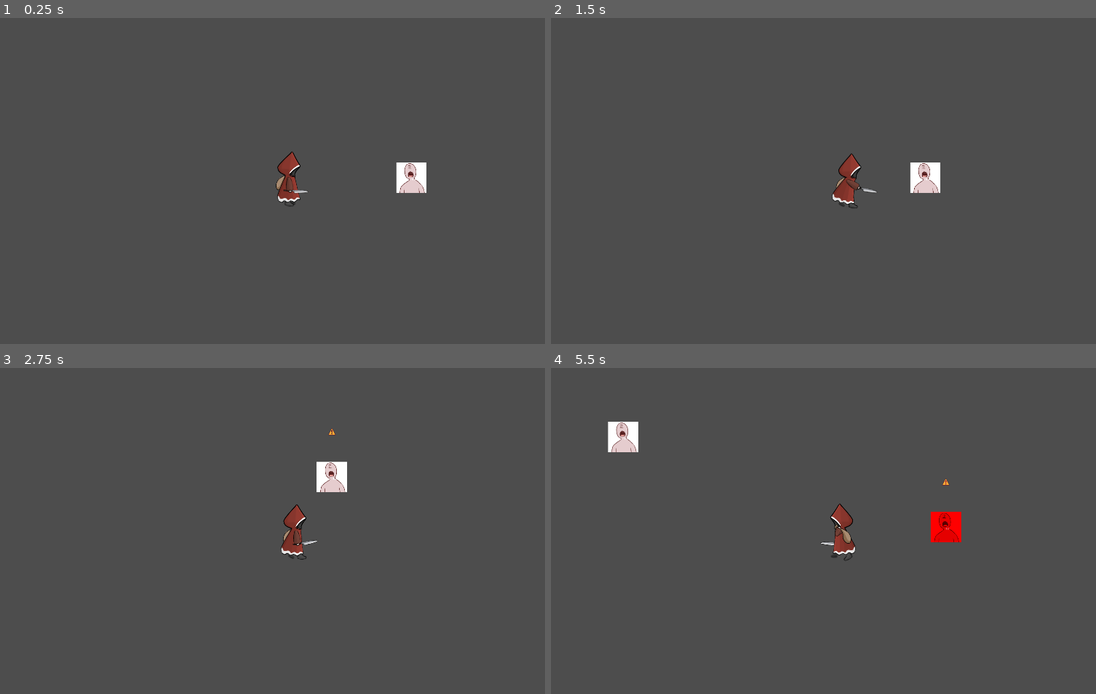
Above: before the commit, frames 1-4 (two rows, left to right).
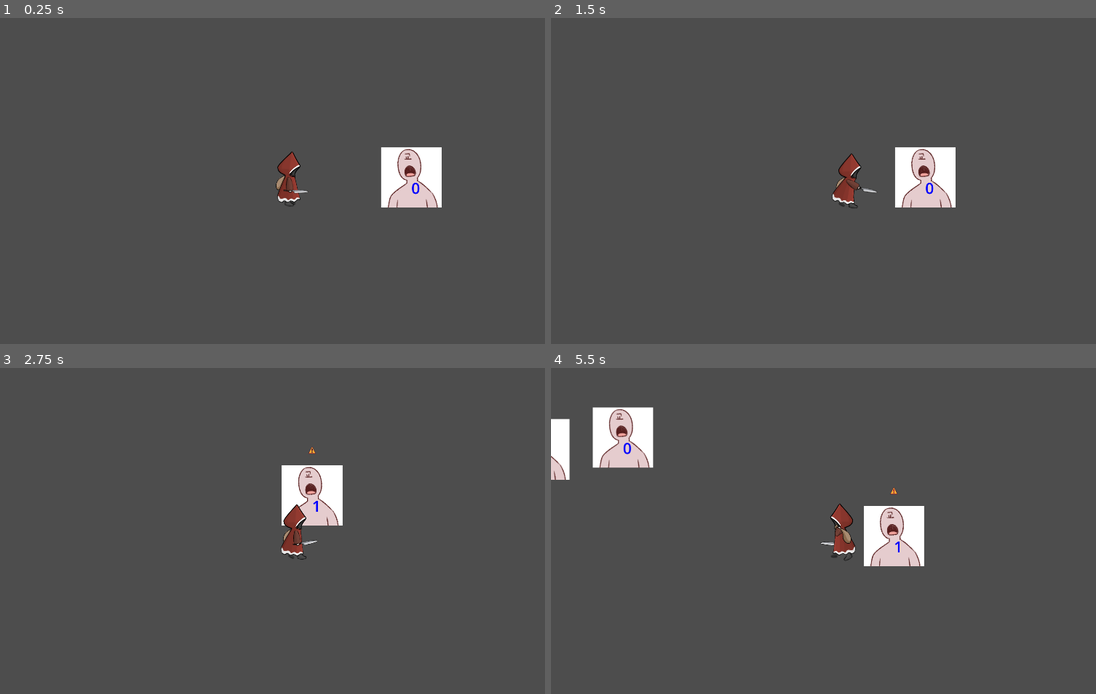
Above: after the commit, the same moments.

Repository: ldg030917/IstTechGameJam2025
Game: Godot game, scene res://Main.tscn
Same seed, same stepped clock (60 frames per second), same inputs: the game is played once before the commit and once after it. The engine's default icon, where the game draws it, is replaced by a stand-in: a white triangle on a blue panel in a dark square.
Inputs:
- Up to frame 1 (0.25 s): no input
- Up to frame 2 (1.5 s): hold Right (right) 0.53-1.28 s; tap Space (attack) at 0.6, 1.35 s; hold Down (down) from 1.28 s (still down)
- Up to frame 3 (2.75 s): release Down (down) at 2.03 s; hold Right (right) from 2.03 s (still down); hold E (devote) from 2.03 s (still down); tap Space (attack) at 2.3 s
- Up to frame 4 (5.5 s): release Right (right) at 2.78 s; release E (devote) at 2.78 s; hold Up (up) 2.78-3.53 s; tap Space (attack) at 2.85, 3.6, 4.55, 5.1 s; hold Left (left) 3.53-5.03 s; tap E (devote) at 4.35 s; hold Down (down) from 5.03 s (still down)

The runs differ from the first frame. In frame 1, 1.8% of the frame differs, in the area x 69-82%, y 39-59%; in frame 2, 1.8%; in frame 3, 1.9%; in frame 4, 5.1%, in the area x 0-76%, y 12-61%.

Commit message:
FEAT:Sacrifice Act

Diff:
--- a/Cow.tscn
+++ b/Cow.tscn
@@ -6,3 +6,6 @@
 
 [node name="ChasingSprite" parent="." index="6"]
 frame_progress = 0.882243
+
+[node name="AnimatedSprite2D" parent="." index="7"]
+animation = &""
--- a/Fanatic.tscn
+++ b/Fanatic.tscn
@@ -4,5 +4,5 @@
 
 [node name="Sacrifice" instance=ExtResource("1_6uy80")]
 
-[node name="ChasingSprite" parent="." index="6"]
+[node name="ChasingSprite" parent="." index="4"]
 frame_progress = 0.882243
--- a/Sacrifice.gd
+++ b/Sacrifice.gd
@@ -2,10 +2,10 @@
 
 class_name Sacrifice
 
-@onready var wander_timer = $Wander
-@onready var animation_player = $AnimationPlayer
+@onready var idle_action_timer = $IdleActionTimer
+@onready var animation_sprite = $AnimatedSprite2D
 
-@export var speed: float = 1
+@export var speed: float = 100
 @export var hp: float = 10
 @export var Dgg: float = 0.1 # Delta god gauge
 @export var attack: float = 1.2
@@ -13,52 +13,120 @@
 
 var state: State = State.IDLE
 var target: Node2D
+# 배회 로직
+var is_wandering = false
+var wander_target_position = Vector2.ZERO
+
+# 1은 오른쪽 -1은 왼쪽
+var facing_left := true
 
 enum Type { HOSTILE, NEUTRAL, FRIENDLY }
-enum State { IDLE, CHASE, ATTACK, STUN, DEAD }
+enum State { IDLE, CHASE, ATTACK, HURT, DEAD }
 
 func _ready() -> void:
 	state = State.IDLE
-	$Sprite2D/Label.text = str(hp)
-	pass
+	_on_idle_action_timer_timeout()
 
 func _physics_process(delta: float) -> void:
+	$Label.text = str(state)
 	z_index = global_position.y
 	match state:
 		State.IDLE:
-			velocity = Vector2.ZERO
+			idle_state_logic(delta)
 			pass
 		State.CHASE:
-			var direction = global_position.direction_to(target.global_position)
-			velocity = direction * speed
+			chase_state_logic()
+		State.HURT:
+			hurt_state_logic()
 		_:
 			velocity = Vector2.ZERO
+
+	facing_left = true if velocity.x < 0 else false
+
 	move_and_slide()
 
+func idle_state_logic(delta):
+	if is_wandering:
+		var direction = (wander_target_position - global_position).normalized()
+		velocity = velocity.move_toward(direction * speed, 20 * delta)
+		if facing_left:
+			animation_sprite.play("move_L")
+		else:
+			animation_sprite.play("move_R")
+		if global_position.distance_to(wander_target_position) < 10:
+			is_wandering = false
+			velocity = Vector2.ZERO
+	else:
+		if facing_left:
+			animation_sprite.play("idle_L")
+		else:
+			animation_sprite.play("idle_R")
+
+func chase_state_logic():
+	var direction = global_position.direction_to(target.global_position)
+	velocity = direction * speed
+
+func attack_state_logic(delta):
+	pass
+
+func hurt_state_logic():
+	if facing_left:
+		animation_sprite.play("hurt_L")
+	else:
+		animation_sprite.play("hurt_R")
+
 func _on_sight_area_body_entered(body: Node2D) -> void:
+	if type == Type.FRIENDLY:
+		return
 	if body is Player:
 		print("CHASE")
 		target = body
+		if type == Type.NEUTRAL:
+			return
 		state = State.CHASE
 		$ChasingSprite.show()
 
 func _on_chase_area_body_exited(body: Node2D) -> void:
-	if body is Player:
+	if body is Player and state != State.DEAD:
 		state = State.IDLE
 		$ChasingSprite.hide()
 
 func hurt(damage: int):
 	if state == State.DEAD:
 		return
+
+	state = State.HURT
 	hp -= damage
-	$Sprite2D/Label.text = str(hp)
+
 	#print("hurt")
-	$Sprite2D.self_modulate = Color.RED
 	if hp <= 0:
 		state = State.DEAD
+		$SightArea/CollisionShape2D.disabled = true
+		$ChaseArea/CollisionShape2D.disabled = true
+		$HeartPopArea/CollisionShape2D.disabled = false
 		$ChasingSprite.hide()
-		animation_player.play("death")
+		if facing_left:
+			animation_sprite.play("dead_L")
+		else:
+			animation_sprite.play("dead_R")
 		self_modulate.a = 0.5
 
-func _on_wander_timeout() -> void:
-	pass # Replace with function body.
+func _on_idle_action_timer_timeout() -> void:
+	var random_chance = randf()
+	if random_chance < 0.7:
+		is_wandering = true
+		var random_offset = Vector2(randf_range(-150, 150), randf_range(-150, 150))
+		wander_target_position = global_position + random_offset
+	else:
+		is_wandering = false
+
+	idle_action_timer.start(randf_range(2.0, 5.0))
+
+
+func _on_animated_sprite_2d_animation_finished() -> void:
+	if state == State.DEAD:
+		return
+	if animation_sprite.animation == "hurt_L" or animation_sprite.animation == "hurt_R":
+		state = State.CHASE
+		if type == Type.FRIENDLY:
+			state = State.IDLE
--- a/Sacrifice.tscn
+++ b/Sacrifice.tscn
@@ -1,7 +1,6 @@
-[gd_scene load_steps=19 format=3 uid="uid://cqg6c0voa3kdc"]
+[gd_scene load_steps=17 format=3 uid="uid://cqg6c0voa3kdc"]
 
 [ext_resource type="Script" uid="uid://bgvfq1tbthdts" path="res://Sacrifice.gd" id="1_50n5x"]
-[ext_resource type="Texture2D" uid="uid://cwruacx4qsfqs" path="res://test_npc_1.png" id="2_jum4h"]
 [ext_resource type="Texture2D" uid="uid://dvsng4lg7iay3" path="res://WarningSign_PixyFantasy/WarningSign01.png" id="3_byk1j"]
 [ext_resource type="Texture2D" uid="uid://csk0xer5m6b6k" path="res://WarningSign_PixyFantasy/WarningSign02.png" id="4_12xoo"]
 [ext_resource type="Texture2D" uid="uid://dudlwt1eta37o" path="res://WarningSign_PixyFantasy/WarningSign03.png" id="5_rogsj"]
@@ -11,6 +10,7 @@
 [ext_resource type="Texture2D" uid="uid://strbeie0fe0q" path="res://WarningSign_PixyFantasy/WarningSign07.png" id="9_pjvtf"]
 [ext_resource type="Texture2D" uid="uid://chwq5eyfkpht8" path="res://WarningSign_PixyFantasy/WarningSign08.png" id="10_dqemr"]
 [ext_resource type="Texture2D" uid="uid://eypfugojki2a" path="res://WarningSign_PixyFantasy/WarningSign09.png" id="11_4ppmq"]
+[ext_resource type="SpriteFrames" uid="uid://bngg8t4yoroou" path="res://basic_sprite_frames.tres" id="12_12xoo"]
 
 [sub_resource type="RectangleShape2D" id="RectangleShape2D_jum4h"]
 size = Vector2(100, 100)
@@ -20,43 +20,6 @@
 
 [sub_resource type="CircleShape2D" id="CircleShape2D_hpjd2"]
 radius = 374.534
-
-[sub_resource type="Animation" id="Animation_hpjd2"]
-length = 0.001
-tracks/0/type = "value"
-tracks/0/imported = false
-tracks/0/enabled = true
-tracks/0/path = NodePath("Sprite2D:rotation")
-tracks/0/interp = 1
-tracks/0/loop_wrap = true
-tracks/0/keys = {
-"times": PackedFloat32Array(0),
-"transitions": PackedFloat32Array(1),
-"update": 0,
-"values": [0.0]
-}
-
-[sub_resource type="Animation" id="Animation_jum4h"]
-resource_name = "death"
-length = 0.3
-tracks/0/type = "value"
-tracks/0/imported = false
-tracks/0/enabled = true
-tracks/0/path = NodePath("Sprite2D:rotation")
-tracks/0/interp = 1
-tracks/0/loop_wrap = true
-tracks/0/keys = {
-"times": PackedFloat32Array(0, 0.3),
-"transitions": PackedFloat32Array(1, 1),
-"update": 0,
-"values": [0.0, 1.5708]
-}
-
-[sub_resource type="AnimationLibrary" id="AnimationLibrary_hpjd2"]
-_data = {
-&"RESET": SubResource("Animation_hpjd2"),
-&"death": SubResource("Animation_jum4h")
-}
 
 [sub_resource type="SpriteFrames" id="SpriteFrames_fida2"]
 animations = [{
@@ -93,6 +56,10 @@
 "speed": 5.0
 }]
 
+[sub_resource type="LabelSettings" id="LabelSettings_12xoo"]
+font_size = 50
+font_color = Color(0, 0, 1, 1)
+
 [node name="Sacrifice" type="CharacterBody2D"]
 collision_layer = 2
 collision_mask = 2
@@ -101,14 +68,6 @@
 
 [node name="Hurtbox" type="CollisionShape2D" parent="."]
 shape = SubResource("RectangleShape2D_jum4h")
-
-[node name="Sprite2D" type="Sprite2D" parent="."]
-scale = Vector2(0.5, 0.5)
-texture = ExtResource("2_jum4h")
-
-[node name="Label" type="Label" parent="Sprite2D"]
-offset_right = 40.0
-offset_bottom = 23.0
 
 [node name="SightArea" type="Area2D" parent="."]
 
@@ -121,12 +80,9 @@
 position = Vector2(1, 0)
 shape = SubResource("CircleShape2D_hpjd2")
 
-[node name="Wander" type="Timer" parent="."]
-
-[node name="AnimationPlayer" type="AnimationPlayer" parent="."]
-libraries = {
-&"": SubResource("AnimationLibrary_hpjd2")
-}
+[node name="IdleActionTimer" type="Timer" parent="."]
+wait_time = 2.0
+autostart = true
 
 [node name="ChasingSprite" type="AnimatedSprite2D" parent="."]
 visible = false
@@ -135,6 +91,22 @@
 autoplay = "default"
 frame_progress = 0.914646
 
+[node name="AnimatedSprite2D" type="AnimatedSprite2D" parent="."]
+sprite_frames = ExtResource("12_12xoo")
+animation = &"dead_R"
+
+[node name="Label" type="Label" parent="."]
+offset_right = 40.0
+offset_bottom = 69.0
+label_settings = SubResource("LabelSettings_12xoo")
+
+[node name="HeartPopArea" type="Area2D" parent="."]
+
+[node name="CollisionShape2D" type="CollisionShape2D" parent="HeartPopArea"]
+shape = SubResource("CircleShape2D_jum4h")
+disabled = true
+
 [connection signal="body_entered" from="SightArea" to="." method="_on_sight_area_body_entered"]
 [connection signal="body_exited" from="ChaseArea" to="." method="_on_chase_area_body_exited"]
-[connection signal="timeout" from="Wander" to="." method="_on_wander_timeout"]
+[connection signal="timeout" from="IdleActionTimer" to="." method="_on_idle_action_timer_timeout"]
+[connection signal="animation_finished" from="AnimatedSprite2D" to="." method="_on_animated_sprite_2d_animation_finished"]
--- a/Sheep.tscn
+++ b/Sheep.tscn
@@ -1,8 +1,14 @@
-[gd_scene load_steps=2 format=3 uid="uid://bner5cmiorp76"]
+[gd_scene load_steps=3 format=3 uid="uid://bner5cmiorp76"]
 
 [ext_resource type="PackedScene" uid="uid://cqg6c0voa3kdc" path="res://Sacrifice.tscn" id="1_qsh3u"]
+[ext_resource type="SpriteFrames" uid="uid://cn55emanfpng4" path="res://sheep_sprite_frames.tres" id="2_02yij"]
 
 [node name="Sacrifice" instance=ExtResource("1_qsh3u")]
+type = 2
 
-[node name="ChasingSprite" parent="." index="6"]
+[node name="ChasingSprite" parent="." index="4"]
 frame_progress = 0.882243
+
+[node name="AnimatedSprite2D" parent="." index="5"]
+sprite_frames = ExtResource("2_02yij")
+animation = &"heartpop_L"
--- /dev/null
+++ b/basic_sprite_frames.tres
@@ -0,0 +1,102 @@
+[gd_resource type="SpriteFrames" load_steps=2 format=3 uid="uid://bngg8t4yoroou"]
+
+[ext_resource type="Texture2D" uid="uid://cwruacx4qsfqs" path="res://test_npc_1.png" id="1_tpske"]
+
+[resource]
+animations = [{
+"frames": [{
+"duration": 1.0,
+"texture": ExtResource("1_tpske")
+}],
+"loop": false,
+"name": &"attack_L",
+"speed": 5.0
+}, {
+"frames": [{
+"duration": 1.0,
+"texture": ExtResource("1_tpske")
+}],
+"loop": false,
+"name": &"attack_R",
+"speed": 5.0
+}, {
+"frames": [{
+"duration": 1.0,
+"texture": ExtResource("1_tpske")
+}],
+"loop": false,
+"name": &"dead_L",
+"speed": 5.0
+}, {
+"frames": [{
+"duration": 1.0,
+"texture": ExtResource("1_tpske")
+}],
+"loop": false,
+"name": &"dead_R",
+"speed": 5.0
+}, {
+"frames": [{
+"duration": 1.0,
+"texture": ExtResource("1_tpske")
+}],
+"loop": false,
+"name": &"heartpop_L",
+"speed": 5.0
+}, {
+"frames": [{
+"duration": 1.0,
+"texture": ExtResource("1_tpske")
+}],
+"loop": false,
+"name": &"heartpop_R",
+"speed": 5.0
+}, {
+"frames": [{
+"duration": 1.0,
+"texture": ExtResource("1_tpske")
+}],
+"loop": false,
+"name": &"hurt_L",
+"speed": 5.0
+}, {
+"frames": [{
+"duration": 1.0,
+"texture": ExtResource("1_tpske")
+}],
+"loop": false,
+"name": &"hurt_R",
+"speed": 5.0
+}, {
+"frames": [{
+"duration": 1.0,
+"texture": ExtResource("1_tpske")
+}],
+"loop": true,
+"name": &"idle_L",
+"speed": 5.0
+}, {
+"frames": [{
+"duration": 1.0,
+"texture": ExtResource("1_tpske")
+}],
+"loop": true,
+"name": &"idle_R",
+"speed": 5.0
+}, {
+"frames": [{
+"duration": 1.0,
+"texture": ExtResource("1_tpske")
+}],
+"loop": true,
+"name": &"move_L",
+"speed": 5.0
+}, {
+"frames": [{
+"duration": 1.0,
+"texture": ExtResource("1_tpske")
+}],
+"loop": true,
+"name": &"move_R",
+"speed": 5.0
+}]
--- /dev/null
+++ b/cow_sprite_frames.tres
@@ -0,0 +1,54 @@
+[gd_resource type="SpriteFrames" format=3 uid="uid://cspo5qfh81g50"]
+
+[resource]
+animations = [{
+"frames": [],
+"loop": true,
+"name": &"attack_L",
+"speed": 5.0
+}, {
+"frames": [],
+"loop": true,
+"name": &"attack_R",
+"speed": 5.0
+}, {
+"frames": [],
+"loop": true,
+"name": &"dead",
+"speed": 5.0
+}, {
+"frames": [],
+"loop": true,
+"name": &"dead2",
+"speed": 5.0
+}, {
+"frames": [],
+"loop": true,
+"name": &"hurt_L",
+"speed": 5.0
+}, {
+"frames": [],
+"loop": true,
+"name": &"hurt_R",
+"speed": 5.0
+}, {
+"frames": [],
+"loop": true,
+"name": &"idle_L",
+"speed": 5.0
+}, {
+"frames": [],
+"loop": true,
+"name": &"idle_R",
+"speed": 5.0
+}, {
+"frames": [],
+"loop": true,
+"name": &"move_L",
+"speed": 5.0
+}, {
+"frames": [],
+"loop": true,
+"name": &"move_R",
+"speed": 5.0
+}]
--- /dev/null
+++ b/sheep_sprite_frames.tres
@@ -0,0 +1,207 @@
+[gd_resource type="SpriteFrames" load_steps=39 format=3 uid="uid://cn55emanfpng4"]
+
+[ext_resource type="Texture2D" uid="uid://didh5fn0evsbx" path="res://ani/sheep/sheep_L_hurt/1.png" id="1_6bccv"]
+[ext_resource type="Texture2D" uid="uid://cvl5mdfegx5bx" path="res://ani/sheep/sheep_L_dead/피 O.png" id="1_iy2lo"]
+[ext_resource type="Texture2D" uid="uid://1do843v5hdu2" path="res://ani/sheep/sheep_L_dead/피 X.png" id="1_tomkx"]
+[ext_resource type="Texture2D" uid="uid://bul4csljfctnl" path="res://ani/sheep/sheep_L_hurt/2.png" id="2_iy2lo"]
+[ext_resource type="Texture2D" uid="uid://di28fw2wipud" path="res://ani/sheep/sheep_R_dead/피 X.png" id="2_x8rd2"]
+[ext_resource type="Texture2D" uid="uid://yqfioj0s1mq6" path="res://ani/sheep/sheep_L_hurt/3.png" id="3_dgvds"]
+[ext_resource type="Texture2D" uid="uid://dn8rlers6rvbv" path="res://ani/sheep/sheep_L_hurt/4.png" id="4_3e72c"]
+[ext_resource type="Texture2D" uid="uid://fkskps0mup3" path="res://ani/sheep/sheep_R_dead/피 O.png" id="4_ukpw6"]
+[ext_resource type="Texture2D" uid="uid://doblj2tfkkn06" path="res://ani/sheep/sheep_L_hurt/5.png" id="5_tomkx"]
+[ext_resource type="Texture2D" uid="uid://dldrnglrm5pa4" path="res://ani/sheep/sheep_R_hurt/1.png" id="6_x8rd2"]
+[ext_resource type="Texture2D" uid="uid://rsc32ejrsnb2" path="res://ani/sheep/sheep_R_hurt/2.png" id="7_ukpw6"]
+[ext_resource type="Texture2D" uid="uid://cpwemy0nfokwp" path="res://ani/sheep/sheep_R_hurt/3.png" id="8_h60g4"]
+[ext_resource type="Texture2D" uid="uid://do5f634x4o54w" path="res://ani/sheep/sheep_R_hurt/4.png" id="9_qj8lm"]
+[ext_resource type="Texture2D" uid="uid://bawlyjkuxjc8w" path="res://ani/sheep/sheep_R_hurt/5.png" id="10_soxr2"]
+[ext_resource type="Texture2D" uid="uid://cc4n0w4k5p3ra" path="res://ani/sheep/sheep_L_idle/1.png" id="11_lmfa4"]
+[ext_resource type="Texture2D" uid="uid://ca2goty6b2xy1" path="res://ani/sheep/sheep_L_idle/2.png" id="12_wk3gt"]
+[ext_resource type="Texture2D" uid="uid://k5w6lx5lj7xc" path="res://ani/sheep/sheep_L_idle/3.png" id="13_km2rb"]
+[ext_resource type="Texture2D" uid="uid://c0wy0fjjc7r3k" path="res://ani/sheep/sheep_L_idle/4.png" id="14_j8e3p"]
+[ext_resource type="Texture2D" uid="uid://dh8h5ge1u0py2" path="res://ani/sheep/sheep_L_idle/5.png" id="15_qr8oa"]
+[ext_resource type="Texture2D" uid="uid://de0gn3d67syyc" path="res://ani/sheep/sheep_L_idle/6.png" id="16_4ojm4"]
+[ext_resource type="Texture2D" uid="uid://cxp5chl26rulg" path="res://ani/sheep/sheep_L_idle/7.png" id="17_mikw5"]
+[ext_resource type="Texture2D" uid="uid://ce7cvd8ymr8ag" path="res://ani/sheep/sheep_R_idle/1.png" id="18_4fuuo"]
+[ext_resource type="Texture2D" uid="uid://btygmwbkci376" path="res://ani/sheep/sheep_R_idle/2.png" id="19_1dr3m"]
+[ext_resource type="Texture2D" uid="uid://cxjr3jegkbcv6" path="res://ani/sheep/sheep_R_idle/3.png" id="20_gqkl3"]
+[ext_resource type="Texture2D" uid="uid://uo5xv1vm2l1p" path="res://ani/sheep/sheep_R_idle/4.png" id="21_k0fu6"]
+[ext_resource type="Texture2D" uid="uid://c332ntl176x3q" path="res://ani/sheep/sheep_R_idle/5.png" id="22_e8chl"]
+[ext_resource type="Texture2D" uid="uid://bnqp7tu4foo7o" path="res://ani/sheep/sheep_R_idle/6.png" id="23_giils"]
+[ext_resource type="Texture2D" uid="uid://di5t18o8fjven" path="res://ani/sheep/sheep_R_idle/7.png" id="24_42vhx"]
+[ext_resource type="Texture2D" uid="uid://coxd45x4njyp3" path="res://ani/sheep/sheep_L_move/1.png" id="25_ymywl"]
+[ext_resource type="Texture2D" uid="uid://qf1n8cdnsk7x" path="res://ani/sheep/sheep_L_move/2.png" id="26_c2qrr"]
+[ext_resource type="Texture2D" uid="uid://xj6l2sbsq8ju" path="res://ani/sheep/sheep_L_move/3.png" id="27_qtbie"]
+[ext_resource type="Texture2D" uid="uid://bgfsjwvjybw0j" path="res://ani/sheep/sheep_L_move/4.png" id="28_y6wod"]
+[ext_resource type="Texture2D" uid="uid://dtdsh2impmktb" path="res://ani/sheep/sheep_L_move/5.png" id="29_am1ck"]
+[ext_resource type="Texture2D" uid="uid://3rgnhomixyj2" path="res://ani/sheep/sheep_R_move/1.png" id="30_3a4o8"]
+[ext_resource type="Texture2D" uid="uid://c1n7dmllgxnt8" path="res://ani/sheep/sheep_R_move/2.png" id="31_0vdfg"]
+[ext_resource type="Texture2D" uid="uid://bvecqgtvblwd0" path="res://ani/sheep/sheep_R_move/3.png" id="32_yhboa"]
+[ext_resource type="Texture2D" uid="uid://b1xfygbsaqm3e" path="res://ani/sheep/sheep_R_move/4.png" id="33_c171j"]
+[ext_resource type="Texture2D" uid="uid://bifer7nvgsbgs" path="res://ani/sheep/sheep_R_move/5.png" id="34_omkdj"]
+
+[resource]
+animations = [{
+"frames": [{
+"duration": 1.0,
+"texture": ExtResource("1_tomkx")
+}],
+"loop": false,
+"name": &"dead_L",
+"speed": 5.0
+}, {
+"frames": [{
+"duration": 1.0,
+"texture": ExtResource("2_x8rd2")
+}],
+"loop": false,
+"name": &"dead_R",
+"speed": 5.0
+}, {
+"frames": [{
+"duration": 1.0,
+"texture": ExtResource("1_iy2lo")
+}],
+"loop": false,
+"name": &"heartpop_L",
+"speed": 5.0
+}, {
+"frames": [{
+"duration": 1.0,
+"texture": ExtResource("4_ukpw6")
+}],
+"loop": false,
+"name": &"heartpop_R",
+"speed": 5.0
+}, {
+"frames": [{
+"duration": 1.0,
+"texture": ExtResource("1_6bccv")
+}, {
+"duration": 1.0,
+"texture": ExtResource("2_iy2lo")
+}, {
+"duration": 1.0,
+"texture": ExtResource("3_dgvds")
+}, {
+"duration": 1.0,
+"texture": ExtResource("4_3e72c")
+}, {
+"duration": 1.0,
+"texture": ExtResource("5_tomkx")
+}],
+"loop": false,
+"name": &"hurt_L",
+"speed": 25.0
+}, {
+"frames": [{
+"duration": 1.0,
+"texture": ExtResource("6_x8rd2")
+}, {
+"duration": 1.0,
+"texture": ExtResource("7_ukpw6")
+}, {
+"duration": 1.0,
+"texture": ExtResource("8_h60g4")
+}, {
+"duration": 1.0,
+"texture": ExtResource("9_qj8lm")
+}, {
+"duration": 1.0,
+"texture": ExtResource("10_soxr2")
+}],
+"loop": false,
+"name": &"hurt_R",
+"speed": 25.0
+}, {
+"frames": [{
+"duration": 1.0,
+"texture": ExtResource("11_lmfa4")
+}, {
+"duration": 1.0,
+"texture": ExtResource("12_wk3gt")
+}, {
+"duration": 1.0,
+"texture": ExtResource("13_km2rb")
+}, {
+"duration": 1.0,
+"texture": ExtResource("14_j8e3p")
+}, {
+"duration": 1.0,
+"texture": ExtResource("15_qr8oa")
+}, {
+"duration": 1.0,
+"texture": ExtResource("16_4ojm4")
+}, {
+"duration": 1.0,
+"texture": ExtResource("17_mikw5")
+}],
+"loop": true,
+"name": &"idle_L",
+"speed": 5.0
+}, {
+"frames": [{
+"duration": 1.0,
+"texture": ExtResource("18_4fuuo")
+}, {
+"duration": 1.0,
+"texture": ExtResource("19_1dr3m")
+}, {
+"duration": 1.0,
+"texture": ExtResource("20_gqkl3")
+}, {
+"duration": 1.0,
+"texture": ExtResource("21_k0fu6")
+}, {
+"duration": 1.0,
+"texture": ExtResource("22_e8chl")
+}, {
+"duration": 1.0,
+"texture": ExtResource("23_giils")
+}, {
+"duration": 1.0,
+"texture": ExtResource("24_42vhx")
+}],
+"loop": true,
+"name": &"idle_R",
+"speed": 5.0
+}, {
+"frames": [{
+"duration": 1.0,
+"texture": ExtResource("25_ymywl")
+}, {
+"duration": 1.0,
+"texture": ExtResource("26_c2qrr")
+}, {
+"duration": 1.0,
+"texture": ExtResource("27_qtbie")
+}, {
+"duration": 1.0,
+"texture": ExtResource("28_y6wod")
+}, {
+"duration": 1.0,
+"texture": ExtResource("29_am1ck")
+}],
+"loop": true,
+"name": &"move_L",
+"speed": 5.0
+}, {
+"frames": [{
+"duration": 1.0,
+"texture": ExtResource("30_3a4o8")
+}, {
+"duration": 1.0,
+"texture": ExtResource("31_0vdfg")
+}, {
+"duration": 1.0,
+"texture": ExtResource("32_yhboa")
+}, {
+"duration": 1.0,
+"texture": ExtResource("33_c171j")
+}, {
+"duration": 1.0,
+"texture": ExtResource("34_omkdj")
+}],
+"loop": true,
+"name": &"move_R",
+"speed": 5.0
+}]
Binary file added: ani/sheep/sheep_L_dead/피 O.png
Not shown, added: ani/sheep/sheep_L_dead/피 O.png.import
Binary file added: ani/sheep/sheep_L_dead/피 X.png
Not shown, added: ani/sheep/sheep_L_dead/피 X.png.import
Binary file added: ani/sheep/sheep_L_hurt/1.png
Not shown, added: ani/sheep/sheep_L_hurt/1.png.import
Binary file added: ani/sheep/sheep_L_hurt/2.png
Not shown, added: ani/sheep/sheep_L_hurt/2.png.import
Binary file added: ani/sheep/sheep_L_hurt/3.png
Not shown, added: ani/sheep/sheep_L_hurt/3.png.import
Binary file added: ani/sheep/sheep_L_hurt/4.png
Not shown, added: ani/sheep/sheep_L_hurt/4.png.import
(and 72 more such lines)
